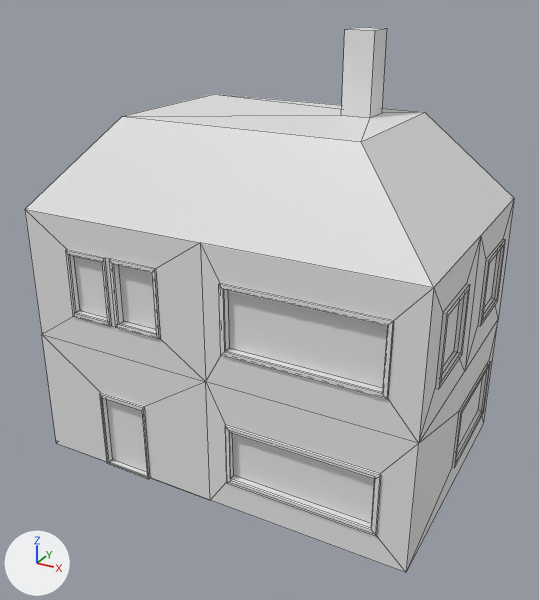
Two versions of the FBX model SpieleProgSoSe2017/Assets/Meshes/TerrainObjects/_fbx_import/Hut_Basic.fbx, one commit apart.
Before and after are seen from a camera (50 mm lens) standing at (12.4, -22.9, 17.4) and looking at (0.2, -0.7, 6.3). Every picture has the same lights, and +X, +Y and +Z are marked at lower left. Mesh edges are drawn as thin lines. Where no turn or scale is listed for an object, it has been applied to the vertices.
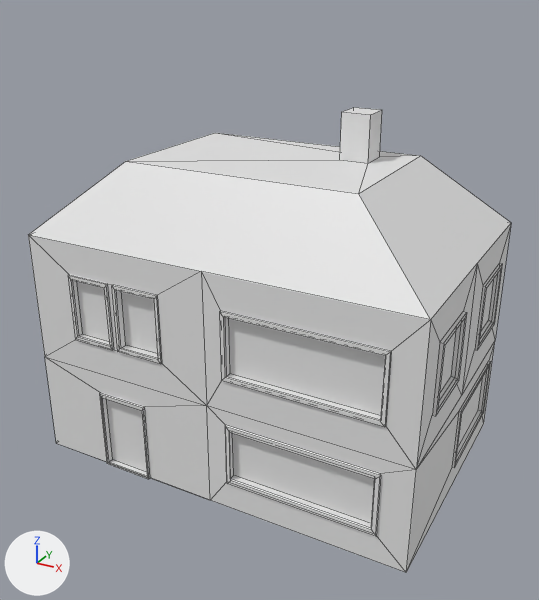
Changed parts and their boxes [x1, y1, x2, y2] in the pictures (539 x 600 px; the box of a moved part takes in the faces that stretch with it):
'Cube', reshaped (15% shorter): before [25, 27, 514, 573]; after [28, 107, 511, 573]
part 1 of me_cube_001, moved or reshaped: before [341, 27, 387, 118]; after [340, 107, 382, 163]
part 2 of me_cube_001, moved or reshaped: before [25, 94, 514, 288]; after [29, 133, 511, 320]
part 3 of me_cube_001, moved or reshaped: before [25, 199, 514, 573]; after [28, 223, 511, 573]

What changed in the scene script:
```text
Change me_cube_001:
    where me_cube_001.from_pydata(...)  # 213 vertices, 206 faces; spans x -7.4..7.5, y -4.9..4.9, z -2.5..13.2
    used by ob_cube; location = (0.0, 0.0, 2.46)
    me_cube_001 part 1: all 4 vertices in x 2.1..3.2, y 0.9..2.0, z 13.2 are moved by (0.0, 0.0, -2.6)
    me_cube_001 part 2: all 8 vertices in x -4.3..4.4, y -2.9..2.9, z 10.5 are moved by (0.0, 0.0, -1.5)
    me_cube_001 part 3: all 136 vertices in x -7.4..7.5, y -4.9..4.9, z 2.4..7.3 are moved by (0.0, 0.0, -0.9)
```
